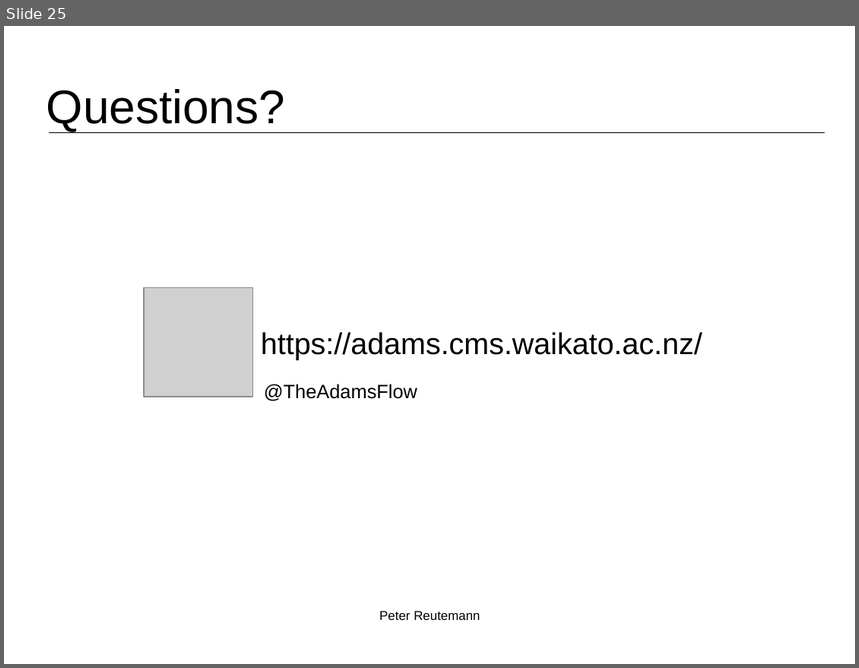
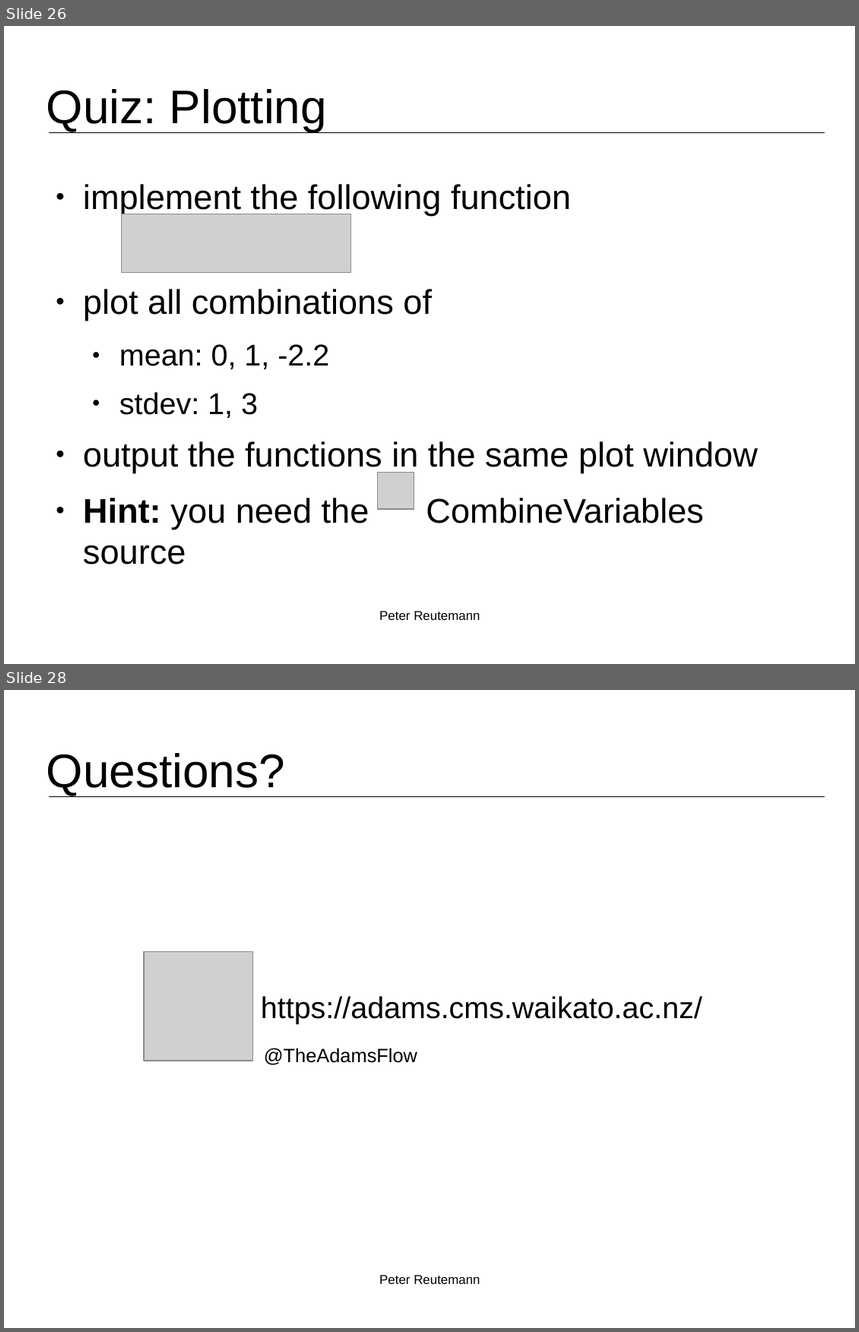
Before and after one commit to fracpete/kuching-2015, a slide deck: 2_basic_flows/kuching2015_basic_flows.odp. Shown one above the other, each under a label of ours: slide 25 before the commit, slides 26 and 28 after it; the slides between them are not shown. The pictures are 859x668 and 859x1332 pixels, drawn with LibreOffice and Linux fonts; fonts in the diff are those of the drawing; grey boxes stand for pictures; background and template pictures are left out. Boxes give left, top, right and bottom in pixels: in the first picture for what was removed or moved away, otherwise in the second. Text is boxed around its words. In the diff, an @@ line names an element or a change of style, - is before the commit and + after.

```diff
--- a/2_basic_flows/kuching2015_basic_flows.odp
+++ b/2_basic_flows/kuching2015_basic_flows.odp
@@ slide 26 added at [4, 26, 855, 664], background #FFFFFF; not listed: 1 template element that a slide beside it also shows @@
@@ title added at [47, 89, 327, 132], 44 pt, text #000000 @@
+Quiz: Plotting
@@ text added at [83, 184, 758, 530], 32 pt, text #000000 @@
+● implement the following function
+● plot all combinations of
+  ● mean: 0, 1, -2.2
+  ● stdev: 1, 3
+● output the functions in the same plot window
+● Hint: you need the CombineVariables source
@@ picture added at [121, 214, 351, 272] @@
@@ picture added at [378, 472, 415, 509] @@
@@ text added at [379, 611, 480, 620], 12 pt, text #000000 @@
+Peter Reutemann
@@ what was slide 25 is now slide 28 @@
```
Also in this commit, not shown: 1 slide changed, 2 other slides added, 2 other files.
